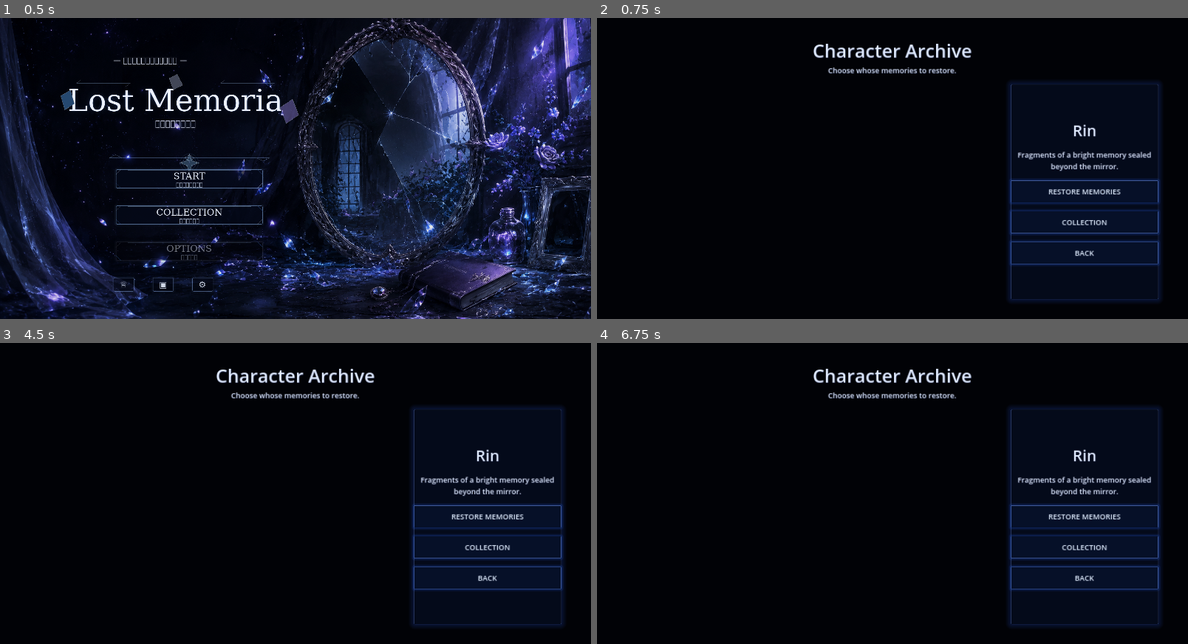
Above: before the commit, frames 1-4 (two rows, left to right).
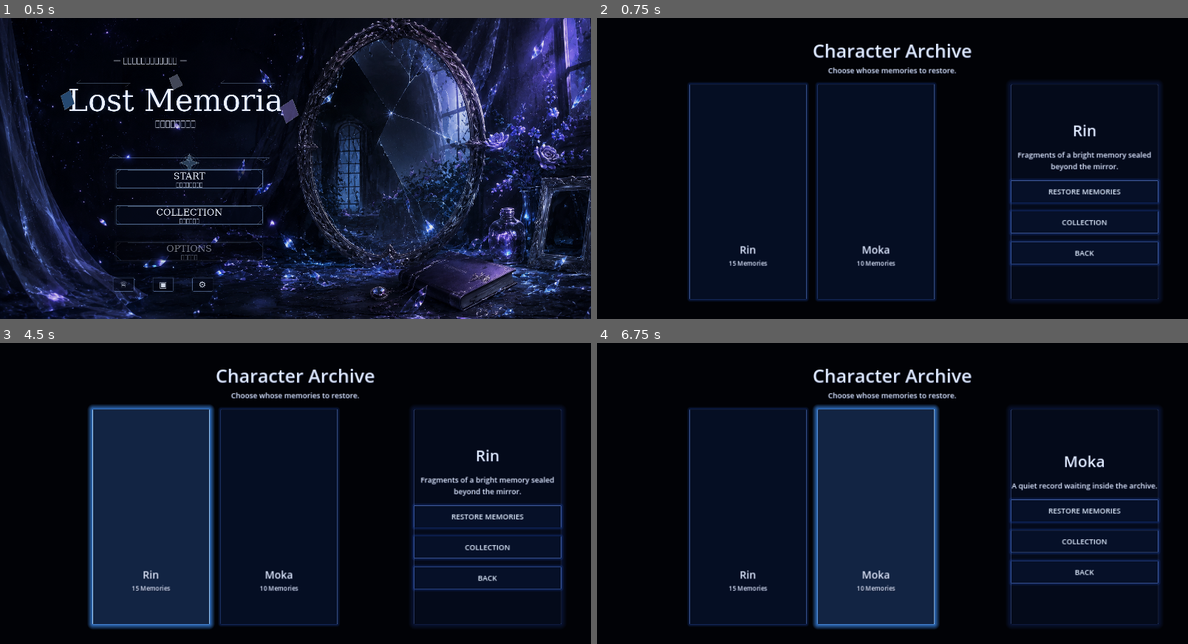
Above: after the commit, the same moments.

Repository: uzupiyo/Lost-Memoria
Game: Godot game, scene res://scenes/title/title.tscn
The game is run twice, just before and just after one commit, with the same random seed, the same clock (stepped at 60 frames per second) and the same inputs.
Inputs (mouse positions are in pixels of both pictures, inside the frame that each line leads up to):
- Up to frame 1 (0.5 s): no input
- Up to frame 2 (0.75 s): click (786, 177) at 0.5 s
- Up to frame 3 (4.5 s): click "RESTORE MEMORIES" at 1.25 s; click "BACK TO CHARACTER SELECT" at 2 s; click "BACK" at 2.75 s; click (189, 502) at 3.5 s; click (153, 517) at 4.27 s
- Up to frame 4 (6.75 s): click "COLLECTION" at 5 s; click "CHARACTER SELECT" at 5.75 s; click (874, 517) at 6.52 s

Frame 1 is identical in both runs. In frame 2, 30% of the frame differs, in the area x 15-58%, y 21-95%; in frame 3, 31%; in frame 4, 34%, in the area x 15-96%, y 20-96%.
Error before the commit: Invalid access to property or key 'theme_override_font_sizes' on a base object of type 'Label'. (res://scripts/character_select.gd:59)

Commit message:
Fix character select label font override access

Diff:
--- a/scripts/character_select.gd
+++ b/scripts/character_select.gd
@@ -56,14 +56,14 @@
 	name_label.mouse_filter = Control.MOUSE_FILTER_IGNORE
 	name_label.text = str(data.get("display_name", character_id))
 	name_label.horizontal_alignment = HORIZONTAL_ALIGNMENT_CENTER
-	name_label.theme_override_font_sizes["font_size"] = 34
+	name_label.add_theme_font_size_override("font_size", 34)
 	container.add_child(name_label)
 
 	var count_label: Label = Label.new()
 	count_label.mouse_filter = Control.MOUSE_FILTER_IGNORE
 	count_label.text = "%d Memories" % GameState.get_still_ids_for_character(character_id).size()
 	count_label.horizontal_alignment = HORIZONTAL_ALIGNMENT_CENTER
-	count_label.theme_override_font_sizes["font_size"] = 20
+	count_label.add_theme_font_size_override("font_size", 20)
 	container.add_child(count_label)
 
 	return button
